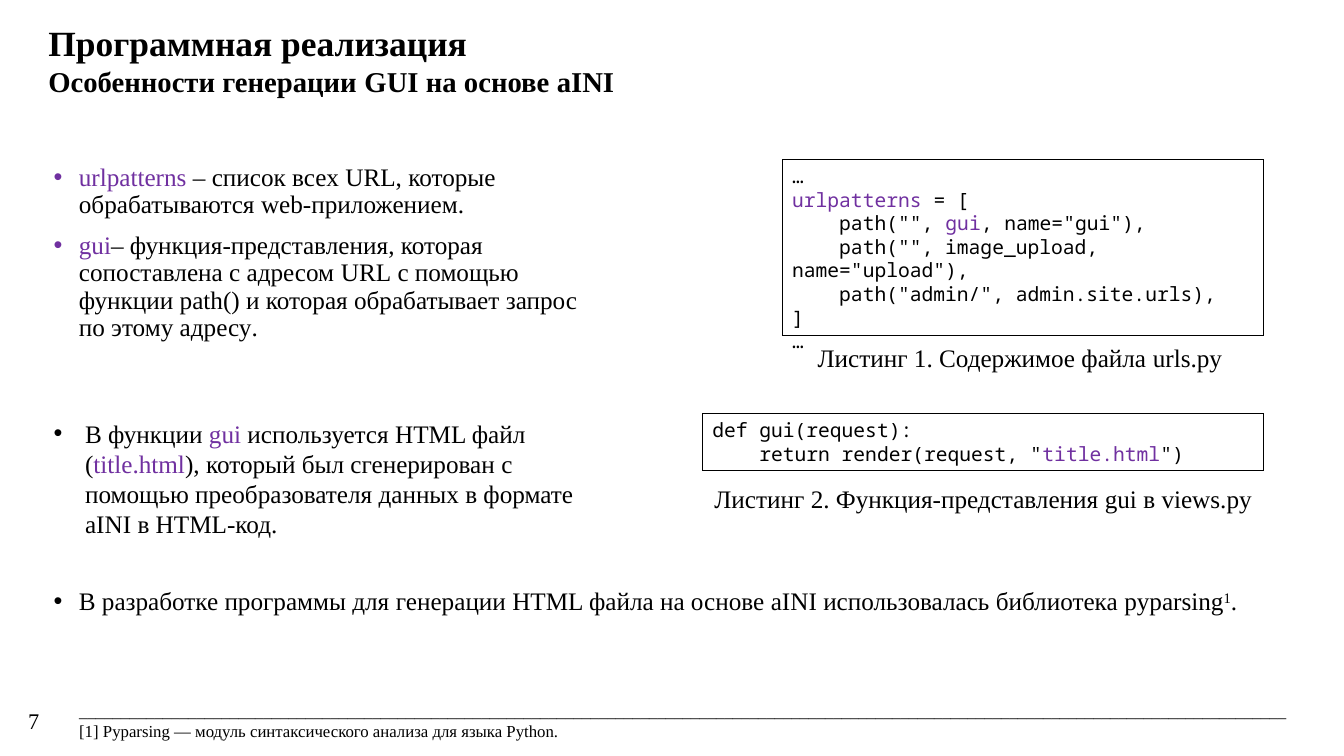
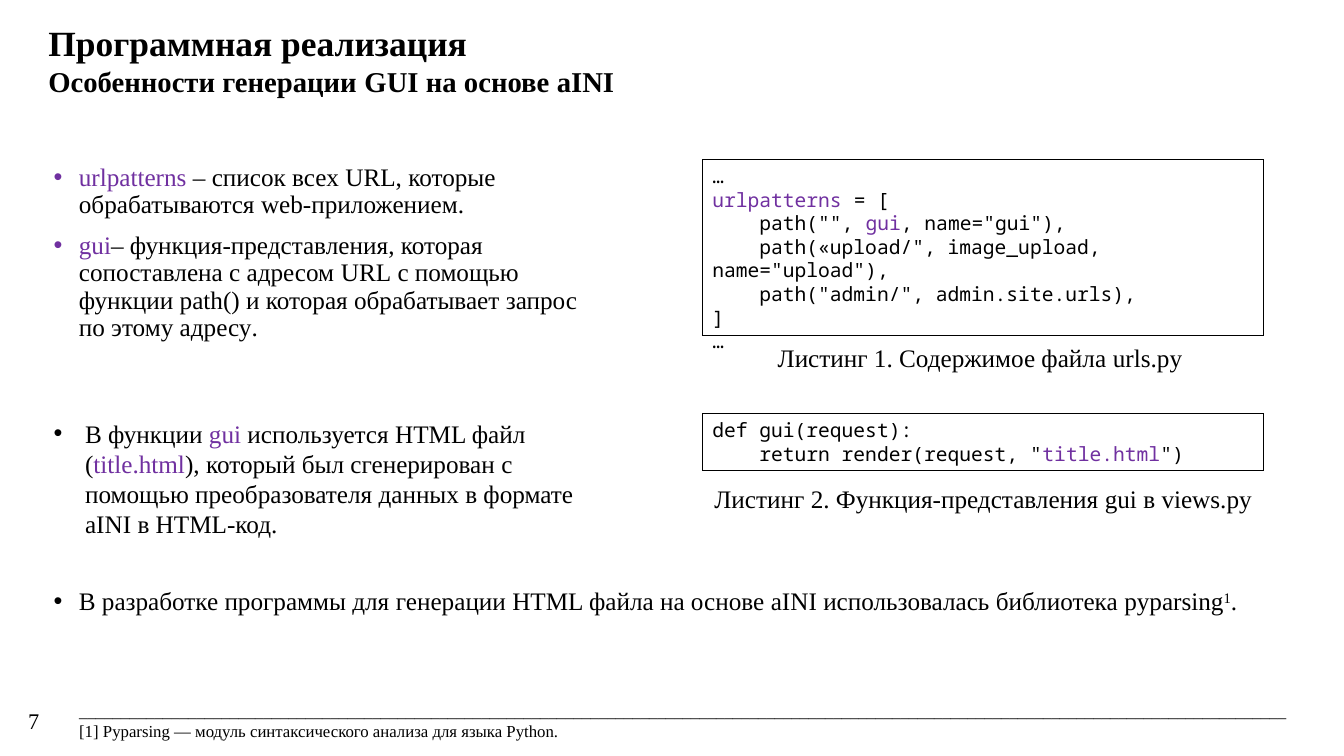
Before and after one commit to ITesserakt/Kodept, a slide deck: slide 8 of 01 - Курсовые проекты/2022-2023 - Разр.библ.функций на языке Python автомат.построения GUI/rndhpc_rpt_pres_gui_2023_73_VasilyanA.pptx. Drawn at 1344x756 pixels with LibreOffice and Linux fonts; fonts in the diff are those of the drawing. Boxes give left, top, right and bottom in pixels: in the first picture for what was removed or moved away, otherwise in the second. Text is boxed around its words. In the diff, an @@ line names an element or a change of style, - is before the commit and + after.

```diff
--- a/01 - Курсовые проекты/2022-2023 - Разр.библ.функций на языке Python автомат.построения GUI/rndhpc_rpt_pres_gui_2023_73_VasilyanA.pptx
+++ b/01 - Курсовые проекты/2022-2023 - Разр.библ.функций на языке Python автомат.построения GUI/rndhpc_rpt_pres_gui_2023_73_VasilyanA.pptx
@@ rectangle "…": place and size @@
-rectangle "…" at <box>782,159,1264,336</box>
+rectangle "…" at <box>703,159,1264,336</box>
@@ text in rectangle at <box>712,239,1101,282</box>: text changed @@
-path("", image_upload, name="upload"),
+path(«upload/", image_upload, name="upload"),
@@ text "Листинг 1. Содержимое файла urls.py": place and size @@
-text "Листинг 1. Содержимое файла urls.py" at <box>818,349,1222,373</box>
+text "Листинг 1. Содержимое файла urls.py" at <box>778,349,1182,373</box>
```
Also in this commit, not shown: 1 other slide changed, 3 other files.
